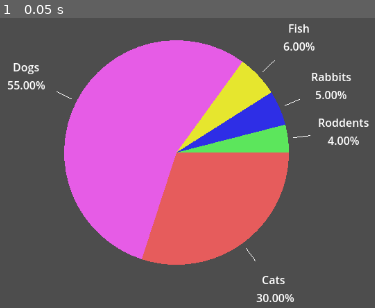
Above: before the commit, frame 1.
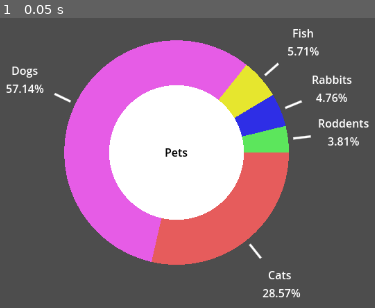
Above: after the commit, the same moment.

Repository: GabrielRMCorrea/Godot-PieChart
Game: Godot game, scene res://pie_chart.tscn
The game is run twice, just before and just after one commit, with the same random seed, the same clock (stepped at 60 frames per second) and the same inputs.
Inputs:
- Up to frame 1 (0.05 s): no input

The runs differ from the first frame. In frame 1, 16% of the frame differs, in the area x 1-99%, y 2-98%.

Commit message:
Added Features, Solved Bug and changed godot version
- Added a central circle with title option
-Fixed coded that deleted all child nodes of the pie chart node
-changed to 4.4

Diff:
--- a/pie_chart.gd
+++ b/pie_chart.gd
@@ -2,6 +2,9 @@
 
 # Keys should be Strings and values should be numbers
 @export var Values : Dictionary
+@export var Title : String
+@export var CenterCircle : bool = true
+@export var SeparationLines : bool = true
 
 func draw_circle_arc_poly(center, radius, angle_from, angle_to, color):
 	var nb_points = 32
@@ -13,7 +16,7 @@
 	draw_colored_polygon(points_arc, color)
 
 func _draw():
-	for i in get_children():
+	for i in $Labels.get_children():
 		i.free()
 	var center = Vector2(size.x/2, size.y/2)
 	var radius = min(size.x, size.y)/4
@@ -29,14 +32,25 @@
 			#drawing on the screen
 			var percentage: float = Values[i]/(total/100)
 			var currentAngle:float = 360 * (percentage/100)
-			var angle := deg_to_rad(currentAngle/2 + previousAngle)
-			var anglePoint : Vector2 =  Vector2( cos(angle), sin(angle) ) * radius
+			var angle := deg_to_rad(currentAngle + previousAngle)
+			var anglePoint : Vector2 =  Vector2( cos(angle - deg_to_rad(currentAngle/2)), sin(angle - deg_to_rad(currentAngle/2) ) ) * radius
 			var label = Label.new()
 			label.text = i + "\n" + str(snappedf(percentage,0.01)).pad_decimals(2) + "%"
 			label.vertical_alignment = 1
 			label.horizontal_alignment = 1
-			add_child(label)
+			$Labels.add_child(label)
 			label.position =  center - label.size/2 + anglePoint  * 1.5
-			draw_line(anglePoint * 1.05 +center, anglePoint * 1.2 + center,Color.WHITE)
-			draw_circle_arc_poly( center, radius,previousAngle  ,previousAngle + currentAngle , color)
+			draw_line(anglePoint * 1.05 +center, anglePoint * 1.2 + center,Color.WHITE, 2, true)
+			draw_circle_arc_poly( center, radius,previousAngle ,previousAngle + currentAngle , color)
+			if SeparationLines:
+				draw_line(center, center +Vector2(cos(angle), sin(angle)) * radius, Color.WHITE, 2, true)
 			previousAngle += currentAngle
+	var titleLabel := $TitleLabel
+	if CenterCircle:
+		titleLabel.visible = true
+		draw_circle(center, radius*0.60, Color.WHITE)
+		titleLabel.text = Title
+		titleLabel.size = Vector2(radius,radius)
+		titleLabel.position = center - titleLabel.size/2
+	else :
+		titleLabel.visible = false
--- a/pie_chart.tscn
+++ b/pie_chart.tscn
@@ -1,6 +1,9 @@
-[gd_scene load_steps=2 format=3 uid="uid://cbux5geqj1s7n"]
+[gd_scene load_steps=3 format=3 uid="uid://cbux5geqj1s7n"]
 
 [ext_resource type="Script" path="res://pie_chart.gd" id="1_sjhb4"]
+
+[sub_resource type="LabelSettings" id="LabelSettings_oeq2n"]
+font_color = Color(0, 0, 0, 1)
 
 [node name="PieChart" type="Control"]
 layout_mode = 3
@@ -12,8 +15,25 @@
 script = ExtResource("1_sjhb4")
 Values = {
 "Cats ": 30.0,
-"Dogs": 55,
+"Dogs": 60,
 "Fish": 6,
 "Rabbits": 5,
 "Roddents": 4.0
 }
+Title = "Pets"
+SeparationLines = false
+
+[node name="TitleLabel" type="Label" parent="."]
+layout_mode = 1
+anchors_preset = -1
+anchor_right = 0.114
+anchor_bottom = 0.059
+offset_right = -0.328003
+offset_bottom = 19.768
+label_settings = SubResource("LabelSettings_oeq2n")
+horizontal_alignment = 1
+vertical_alignment = 1
+autowrap_mode = 3
+clip_text = true
+
+[node name="Labels" type="Node" parent="."]
--- a/project.godot
+++ b/project.godot
@@ -12,5 +12,5 @@
 
 config/name="PieChart"
 run/main_scene="res://pie_chart.tscn"
-config/features=PackedStringArray("4.2", "Forward Plus")
+config/features=PackedStringArray("4.4", "Forward Plus")
 config/icon="res://icon.svg"
